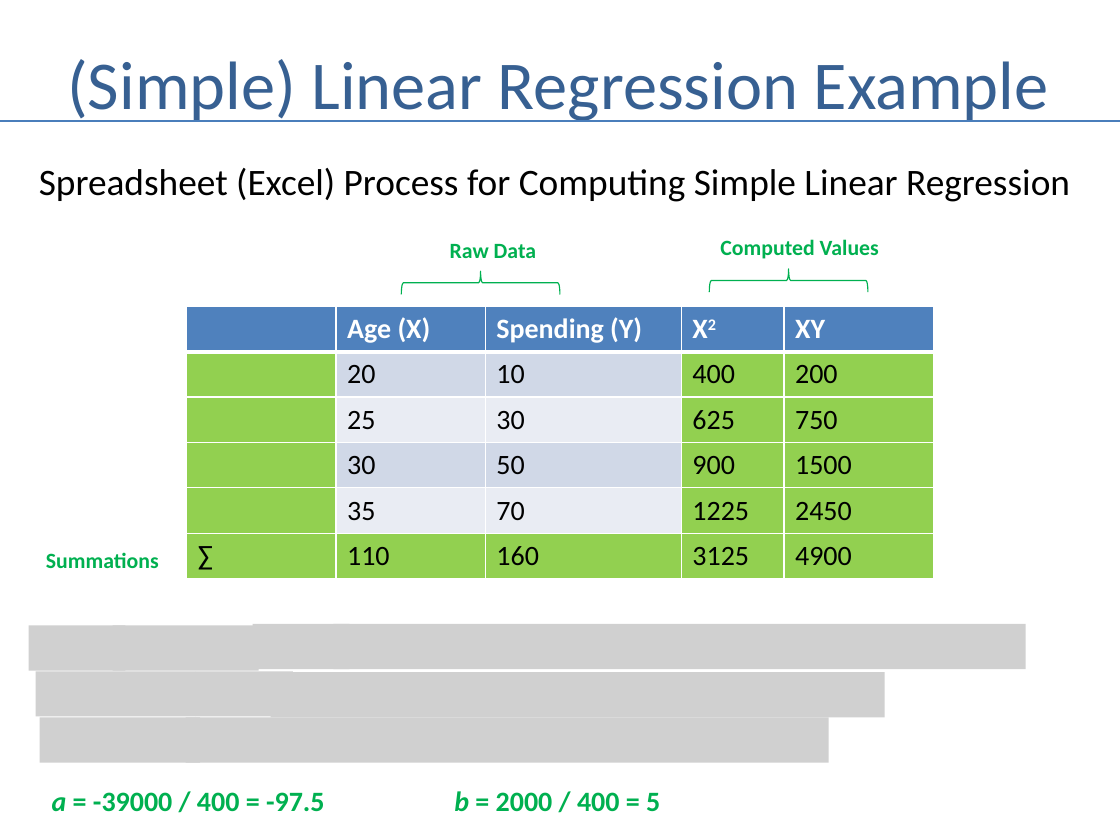
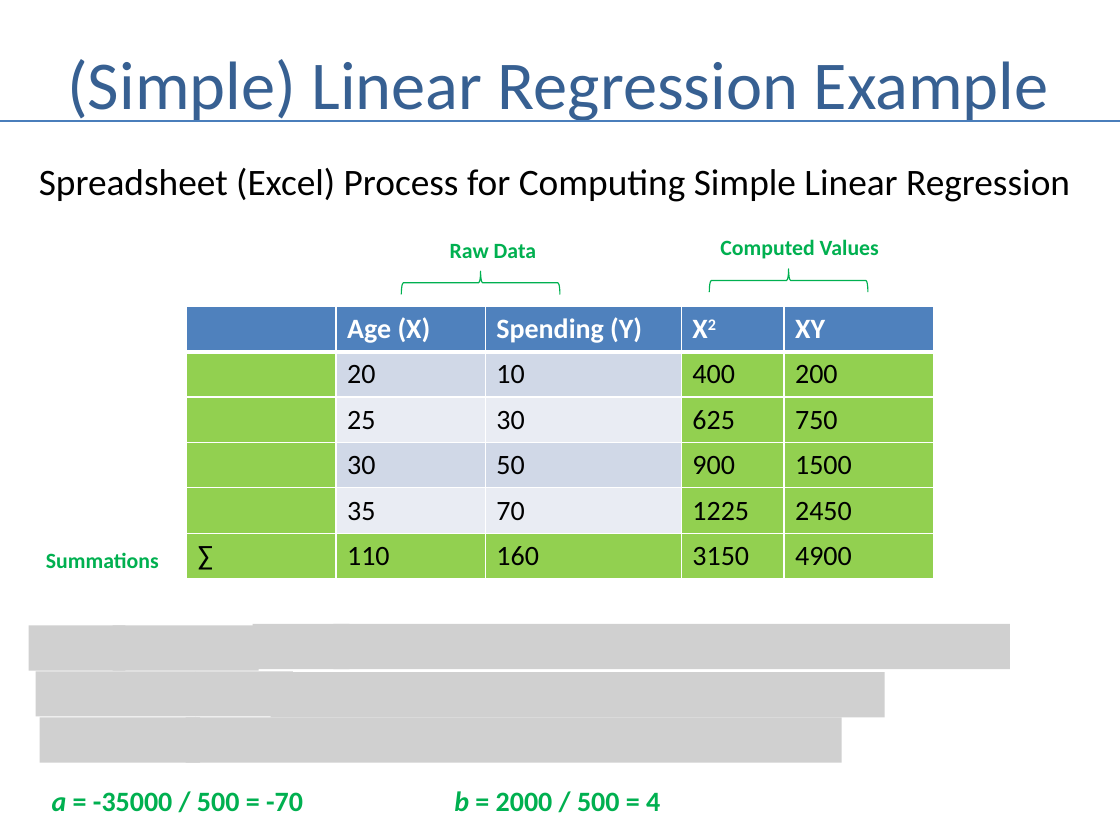
Before and after one commit to andrewferlitsch/Portland-Data-Science-Group, a slide deck: slide 8 of Presentations/ML Simple Linear Regression.pptx. Drawn at 1120x840 pixels with LibreOffice and Linux fonts; fonts in the diff are those of the drawing; grey boxes stand for pictures. Boxes give left, top, right and bottom in pixels: in the first picture for what was removed or moved away, otherwise in the second. Text is boxed around its words. In the diff, an @@ line names an element or a change of style, - is before the commit and + after.

Commit message:
updates for linear regression

```diff
--- a/Presentations/ML Simple Linear Regression.pptx
+++ b/Presentations/ML Simple Linear Regression.pptx
@@ table at <box>187,306,933,578</box> @@
-row 6, column 4: 3125
+row 6, column 4: 3150
@@ picture: place and size @@
-picture at <box>334,624,1026,669</box>
+picture at <box>334,624,1010,669</box>
@@ picture: place and size @@
-picture at <box>186,718,829,763</box>
+picture at <box>186,718,842,763</box>
@@ text at <box>52,792,303,812</box>: text changed @@
-a = -39000 / 400 = -97.5
+a = -35000 / 500 = -70
@@ text at <box>454,791,660,812</box>: text changed @@
-b = 2000 / 400 = 5
+b = 2000 / 500 = 4
```
Also in this commit, not shown: 2 other slides changed, 2 other files.
